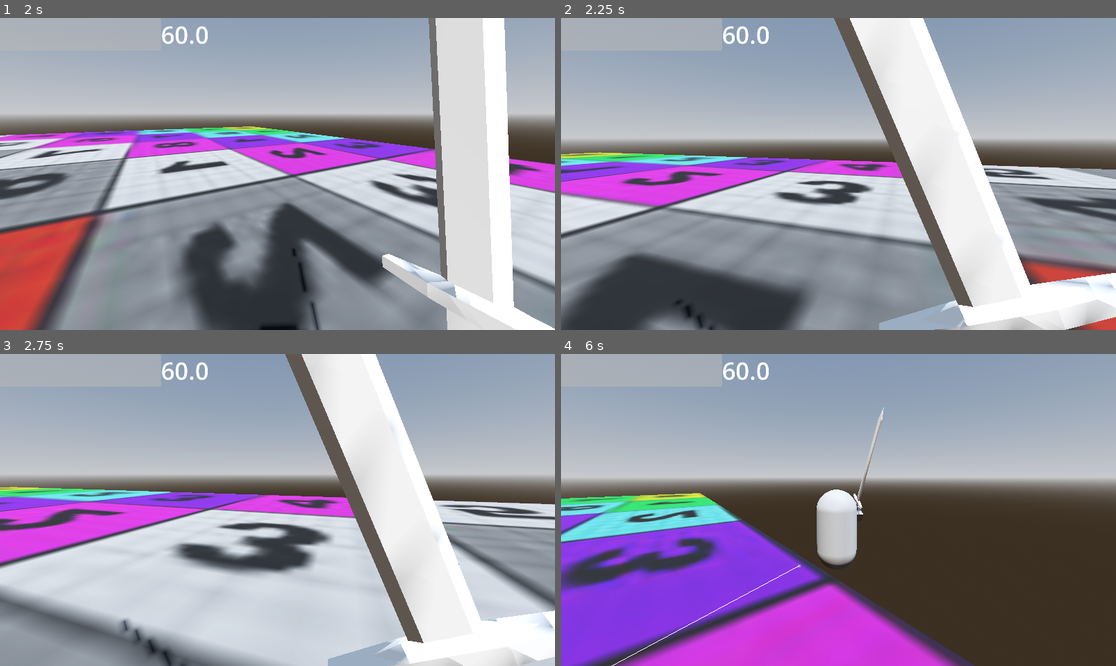
Above: before the commit, frames 1-4 (two rows, left to right).
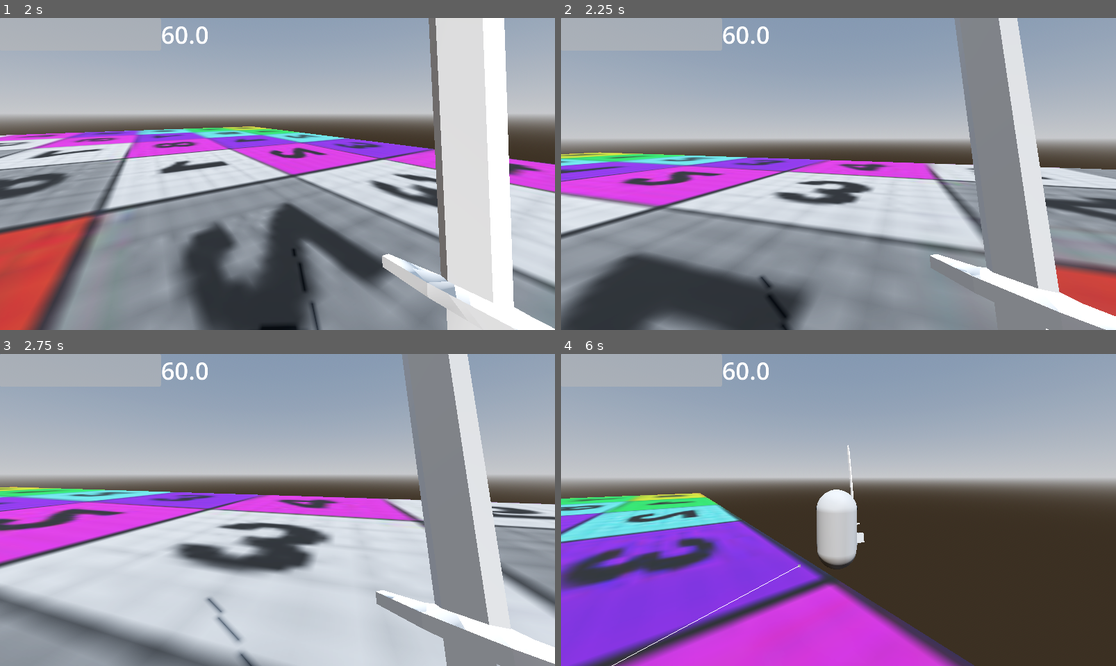
Above: after the commit, the same moments.

Repository: SamTheSagace/DonjonCrawler
Game: Godot game, scene res://scenes/game.tscn
The game is run twice, just before and just after one commit, with the same random seed, the same clock (stepped at 60 frames per second) and the same inputs.
Inputs (mouse positions are in pixels of both pictures, inside the frame that each line leads up to):
- Up to frame 1 (2 s): tap Enter at 0.5 s; move the mouse to (399, 158) at 0.52 s; hold Right (right) 0.53-1.28 s; tap Middle mouse button (camera) at 0.6 s; click (399, 158) at 0.67 s; tap Space (jump) at 0.77, 1.52 s; move the mouse to (249, 174) at 1.27 s; hold W (forward) from 1.28 s (still down); click (249, 174) at 1.35 s
- Up to frame 2 (2.25 s): keep holding W (forward); move the mouse to (849, 167) at 2.02 s; hold Right mouse button (right_clic) from 2.03 s (still down)
- Up to frame 3 (2.75 s): keep holding W (forward); keep holding Right mouse button (right_clic)
- Up to frame 4 (6 s): move the mouse to (832, 516) at 2.77 s; release Right mouse button (right_clic) at 2.78 s; tap Ctrl (sneak) at 2.85 s; tap Space (jump) at 3.02, 3.77, 4.52 s; move the mouse to (877, 513) at 3.52 s; hold Alt (sprint) 3.53-4.28 s; move the mouse to (794, 506) at 4.27 s; tap Middle mouse button (camera) at 4.35 s; move the mouse to (844, 510) at 5.02 s; press the mouse at (844, 510) at 5.03 s; move the mouse to (816, 503) at 5.77 s; release W (forward) at 5.78 s; release the mouse at (816, 503) at 5.78 s; hold Right (right) from 5.78 s (still down); right-click (816, 503) at 5.85 s

Frame 1 is identical in both runs. In frame 2, 25% of the frame differs, in the area x 20-100%, y 0-100%; in frame 3, 24%; in frame 4, 0.3%.

Commit message:
moving some things, added parry delay

Diff:
--- a/Components/Characters/NPCs/Ennemy1/Enemy1.tscn
+++ b/Components/Characters/NPCs/Ennemy1/Enemy1.tscn
@@ -12,7 +12,7 @@
 [ext_resource type="Script" uid="uid://50og77v5isdf" path="res://Components/Characters/StatesCombat/charge.gd" id="5_nta42"]
 [ext_resource type="Script" uid="uid://c4kpkspvywtdj" path="res://Components/Characters/StatesCombat/combat_idle.gd" id="6_gqo3k"]
 [ext_resource type="PackedScene" uid="uid://c1tdw8tv4ntro" path="res://assets/Models/disguise-glasses.glb" id="6_o0vjk"]
-[ext_resource type="Script" uid="uid://cjx5odish7rue" path="res://Components/Characters/Generics/attack.gd" id="7_0quxv"]
+[ext_resource type="Script" uid="uid://cjx5odish7rue" path="res://Components/Characters/StatesCombat/attack_state.gd" id="7_0quxv"]
 [ext_resource type="Script" uid="uid://2ger1cq2sfsm" path="res://Components/Characters/NPCs/Dummy/body_animation.gd" id="8_1v2vy"]
 [ext_resource type="PackedScene" uid="uid://b1d7vo8xmj4pk" path="res://Components/Characters/Animation/HandAnimation.tscn" id="13_dshi3"]
 
--- a/Components/Characters/Generics/attack.gd
+++ b/Components/Characters/StatesCombat/attack_state.gd
@@ -4,6 +4,8 @@
 	weapon_manager.start_attack()
 
 func update(_delta: float):
+	if character.wants_to_parry && weapon_manager.weapon_resource.weapon_type == WeaponParameter.Type.MELEE:
+		state_machine.transition_to(StateMachineCombat.CombatState.PARRY, {"print": "attack canceled, switch to parry"})
 	if weapon_manager.attack_finished:
 		state_machine.transition_to(StateMachineCombat.CombatState.IDLE, {"print": "attack finished, back to idle"})
 		return
--- a/Components/Characters/StatesCombat/parry.gd
+++ b/Components/Characters/StatesCombat/parry.gd
@@ -4,9 +4,12 @@
 @export var parry_duration := 0.8
 
 var elapsed := 0.0
+var idle_delay_timer := 0.0
+const IDLE_DELAY := 0.2
 
 func enter(_msg := {}):
 	elapsed = 0.0
+	idle_delay_timer = 0.0
 	weapon_manager.start_parry()
 
 func update(delta: float):
@@ -16,9 +19,12 @@
 			weapon_manager.go_to_idle()
 			state_machine.transition_to(StateMachineCombat.CombatState.CHARGE)
 			return
-		weapon_manager.go_to_idle()
-		state_machine.transition_to(StateMachineCombat.CombatState.IDLE)
-		return
+		idle_delay_timer += delta
+		if idle_delay_timer >= IDLE_DELAY:
+			weapon_manager.go_to_idle()
+			idle_delay_timer = 0.0
+			state_machine.transition_to(StateMachineCombat.CombatState.IDLE)
+			return
 	if character.wants_to_attack:
 		weapon_manager.go_to_idle()
 		state_machine.transition_to(StateMachineCombat.CombatState.CHARGE)
--- a/Components/Characters/player/Player.tscn
+++ b/Components/Characters/player/Player.tscn
@@ -10,7 +10,7 @@
 [ext_resource type="Script" uid="uid://c4kpkspvywtdj" path="res://Components/Characters/StatesCombat/combat_idle.gd" id="4_fl5x8"]
 [ext_resource type="Script" uid="uid://cjvbat62s5t88" path="res://Components/Characters/StatesCombat/parry.gd" id="4_mikml"]
 [ext_resource type="Script" uid="uid://c2m6y23faseph" path="res://Components/Characters/StatesCombat/cast.gd" id="5_0k167"]
-[ext_resource type="Script" uid="uid://cjx5odish7rue" path="res://Components/Characters/Generics/attack.gd" id="6_o6wjn"]
+[ext_resource type="Script" uid="uid://cjx5odish7rue" path="res://Components/Characters/StatesCombat/attack_state.gd" id="6_o6wjn"]
 [ext_resource type="Script" uid="uid://20qt3k6lqvx2" path="res://Components/Characters/player/movement.gd" id="9_305y5"]
 [ext_resource type="Script" uid="uid://bupf3pckd3pvo" path="res://Components/Characters/player/HUD.gd" id="10_2g87s"]
 [ext_resource type="Resource" uid="uid://d14ajwlensury" path="res://Components/Objects/weapon_manager/sword/fire_sword.tres" id="10_mtylk"]
--- a/Components/Characters/state_machine_combat.tscn
+++ b/Components/Characters/state_machine_combat.tscn
@@ -5,7 +5,7 @@
 [ext_resource type="Script" uid="uid://c2m6y23faseph" path="res://Components/Characters/StatesCombat/cast.gd" id="3_6wiq6"]
 [ext_resource type="Script" uid="uid://50og77v5isdf" path="res://Components/Characters/StatesCombat/charge.gd" id="4_14vfo"]
 [ext_resource type="Script" uid="uid://c4kpkspvywtdj" path="res://Components/Characters/StatesCombat/combat_idle.gd" id="5_7a0wu"]
-[ext_resource type="Script" uid="uid://cjx5odish7rue" path="res://Components/Characters/Generics/attack.gd" id="6_20umb"]
+[ext_resource type="Script" uid="uid://cjx5odish7rue" path="res://Components/Characters/StatesCombat/attack_state.gd" id="6_20umb"]
 
 
 [node name="StateMachineCombat" type="Node" unique_id=1105521514]
--- a/Components/Objects/weapon_manager/Animations/model_anim.gd
+++ b/Components/Objects/weapon_manager/Animations/model_anim.gd
@@ -1,7 +1,5 @@
 extends AnimationPlayer
 class_name WorldHandAnimation
-
-# Called when the node enters the scene tree for the first time.
 
 func _on_chargeInput(weapon_resource: WeaponResource):
 	var type := weapon_resource.weapon_type
--- a/Components/Objects/weapon_manager/sword/fire_sword.tres
+++ b/Components/Objects/weapon_manager/sword/fire_sword.tres
@@ -1,12 +1,12 @@
 [gd_resource type="Resource" script_class="WeaponResource" format=3 uid="uid://d14ajwlensury"]
 
 [ext_resource type="Script" uid="uid://etitetj0g0n" path="res://Components/Objects/weapon_manager/Ressources/weapon_resource.gd" id="1_m5gn4"]
-[ext_resource type="Script" uid="uid://clvl3llihurmq" path="res://Components/Objects/Status/Ressources/status_definition.gd" id="2_xeh32"]
-[ext_resource type="Script" uid="uid://bw4iwlthh117w" path="res://Components/Objects/Status/Ressources/lightning_definition.gd" id="3_xeh32"]
+[ext_resource type="Script" uid="uid://clvl3llihurmq" path="res://Components/Objects/Status/status_definition.gd" id="2_xeh32"]
+[ext_resource type="Script" uid="uid://bw4iwlthh117w" path="res://Components/Objects/Status/lightning_definition.gd" id="3_ki2a1"]
 [ext_resource type="PackedScene" uid="uid://i34kvjjehl1e" path="res://Components/Objects/weapon_manager/sword/sword.tscn" id="3_ykidx"]
 
 [sub_resource type="Resource" id="Resource_ykidx"]
-script = ExtResource("3_xeh32")
+script = ExtResource("3_ki2a1")
 metadata/_custom_type_script = "uid://bw4iwlthh117w"
 
 [resource]
--- a/Components/Objects/weapon_manager/sword/sword.tres
+++ b/Components/Objects/weapon_manager/sword/sword.tres
@@ -1,7 +1,7 @@
 [gd_resource type="Resource" script_class="WeaponResource" format=3 uid="uid://c73x0ieajhcws"]
 
 [ext_resource type="Script" uid="uid://etitetj0g0n" path="res://Components/Objects/weapon_manager/Ressources/weapon_resource.gd" id="1_e1wc5"]
-[ext_resource type="Script" uid="uid://clvl3llihurmq" path="res://Components/Objects/Status/Ressources/status_definition.gd" id="2_bir0m"]
+[ext_resource type="Script" uid="uid://clvl3llihurmq" path="res://Components/Objects/Status/status_definition.gd" id="2_bir0m"]
 [ext_resource type="PackedScene" uid="uid://i34kvjjehl1e" path="res://Components/Objects/weapon_manager/sword/sword.tscn" id="3_236i4"]
 
 [resource]
--- a/Components/Objects/weapon_manager/weapon_manager.gd
+++ b/Components/Objects/weapon_manager/weapon_manager.gd
@@ -4,7 +4,6 @@
 @export var weapon_resource: WeaponResource
 @export var hand_anim: HandAnimation
 @export var CHARACTER: Character
-signal attacking_state_changed(is_attacking: bool)
 signal attack_started(is_attack: bool)
 
 var melee_weapon: MeleeWeapon
@@ -31,7 +30,6 @@
 	clean_up_weapon()
 	melee_weapon = weapon_resource.world_model.instantiate()
 	melee_weapon.hit_Hitbox.connect(attack_Hit)
-	attacking_state_changed.connect(melee_weapon.set_attacking)
 	hand.add_child(melee_weapon)
 
 func update_ranged_weapon():
@@ -55,15 +53,19 @@
 func start_attack():
 	attack_finished = false
 	attack_started.emit(true)
-	attacking_state_changed.emit(true)
+	melee_weapon.set_attacking(true)
 	hand_anim._on_attackInput(weapon_resource)
 
 func finish_animation(value: String):
 	if value == "sword_slash":
 		attack_finished = true
-		attacking_state_changed.emit(false)
+		melee_weapon.set_attacking(false)
 
 func start_parry():
+	if(hand_anim.animation.current_animation != "RESET"):
+		melee_weapon.set_attacking(false)
+		hand_anim._on_idleInput()
+		return
 	hand_anim._on_parryInput(weapon_resource)
 
 func attack_Hit(hitbox: HitboxComponent):
Renamed: Components/Characters/Generics/attack.gd.uid -> Components/Characters/StatesCombat/attack_state.gd.uid
Renamed: Components/Objects/Status/Ressources/fire_definition.gd -> Components/Objects/Status/fire_definition.gd
Renamed: Components/Objects/Status/Ressources/fire_definition.gd.uid -> Components/Objects/Status/fire_definition.gd.uid
Renamed: Components/Objects/Status/Ressources/frost_definition.gd -> Components/Objects/Status/frost_definition.gd
Renamed: Components/Objects/Status/Ressources/frost_definition.gd.uid -> Components/Objects/Status/frost_definition.gd.uid
Renamed: Components/Objects/Status/Ressources/lightning_definition.gd -> Components/Objects/Status/lightning_definition.gd
Renamed: Components/Objects/Status/Ressources/lightning_definition.gd.uid -> Components/Objects/Status/lightning_definition.gd.uid
Renamed: Components/Objects/Status/Ressources/poison_definition.gd -> Components/Objects/Status/poison_definition.gd
Renamed: Components/Objects/Status/Ressources/poison_definition.gd.uid -> Components/Objects/Status/poison_definition.gd.uid
Renamed: Components/Objects/Status/Ressources/status_definition.gd -> Components/Objects/Status/status_definition.gd
Renamed: Components/Objects/Status/Ressources/status_definition.gd.uid -> Components/Objects/Status/status_definition.gd.uid
Renamed: Components/Objects/Status/Ressources/status_list.gd -> Components/Objects/Status/status_list.gd
(and 1 more such lines)
